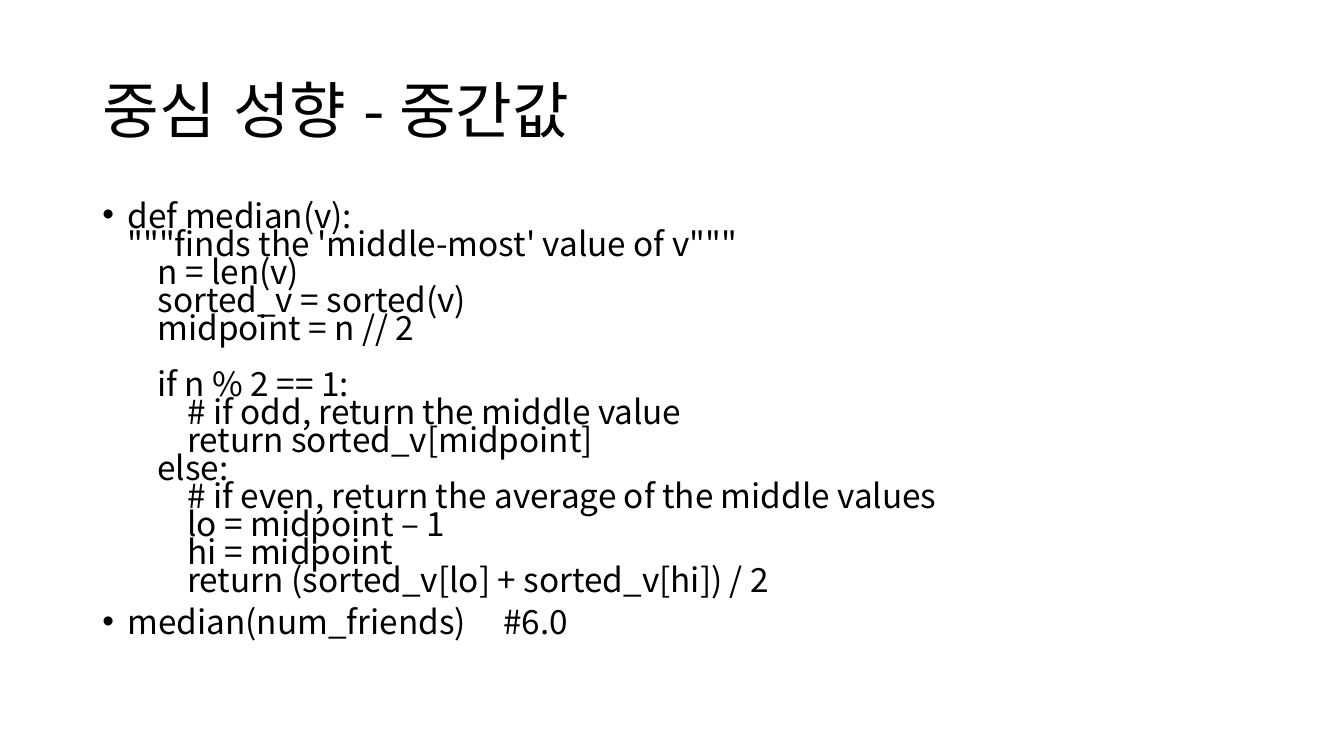
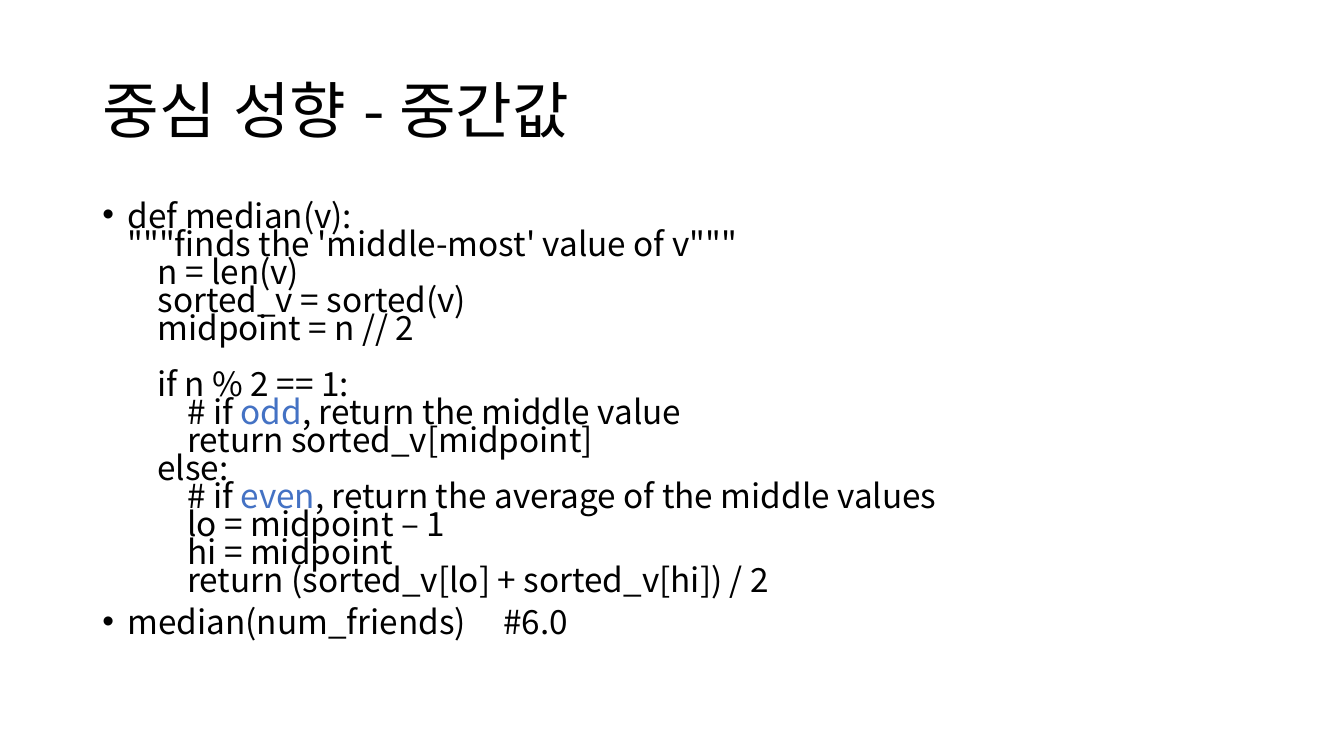
Before and after one commit to ksublee/SPuP, a slide deck: slide 5 of ppt/Python_8_Statistics.pptx. Drawn at 1344x756 pixels with LibreOffice and Linux fonts; fonts in the diff are those of the drawing. Boxes give left, top, right and bottom in pixels: in the first picture for what was removed or moved away, otherwise in the second. Text is boxed around its words. In the diff, an @@ line names an element or a change of style, - is before the commit and + after.

```diff
--- a/ppt/Python_8_Statistics.pptx
+++ b/ppt/Python_8_Statistics.pptx
@@ text at (128, 201, 936, 599): text colour #000000 to #4472C4 in "odd, even," @@
```
Also in this commit, not shown: 2 other slides changed.
